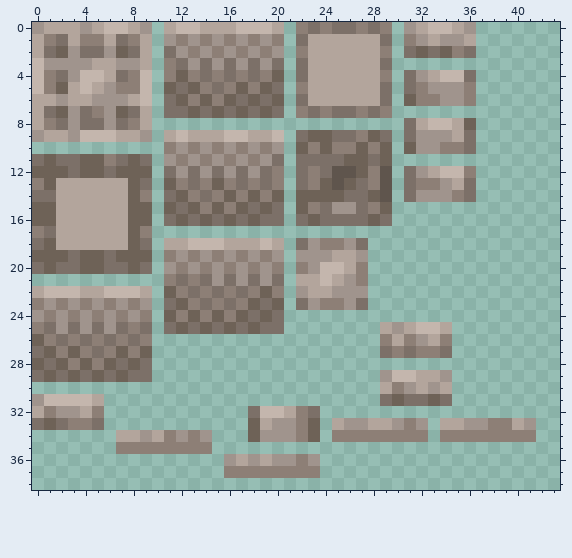
File history of a pixel-art sprite, src/assets/gauntlet/textures/decoration/alabaster_finial.png. This is how it looked before the edit.
The file is 64x64 pixels. Shown: x 0..43, y 0..38.
Now the later version:
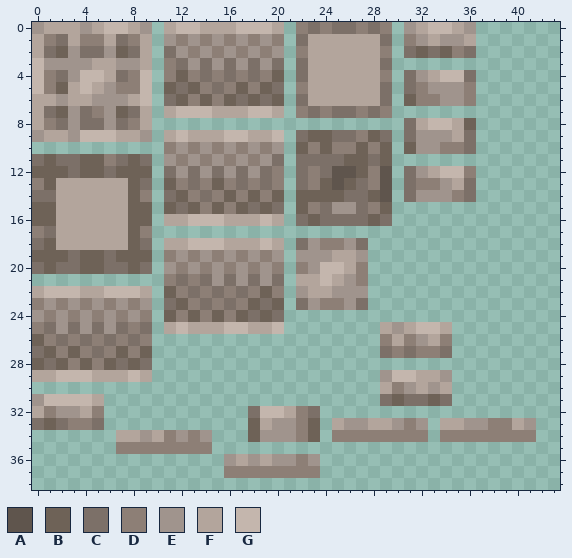
Palette (. is transparent): A #5f554d  B #6e6257  C #7c7068  D #8d7f76  E #a0948d  F #b3a59c  G #c4b6ad
Difference:
Changed rows in their new state; - is an unchanged pixel.
first column x 11:
 7 FGGGFFFGGF
first column x 11:
16 FFGGGFFFGF
first column x 11:
25 FGFFFGGFFG
first column x 0:
29 FFGGGFFFGF
Pixel boxes of the changes (left, top, right, bottom) in both pictures:
changed: (164, 106, 284, 118)
changed: (164, 214, 284, 226)
changed: (32, 322, 284, 382)
